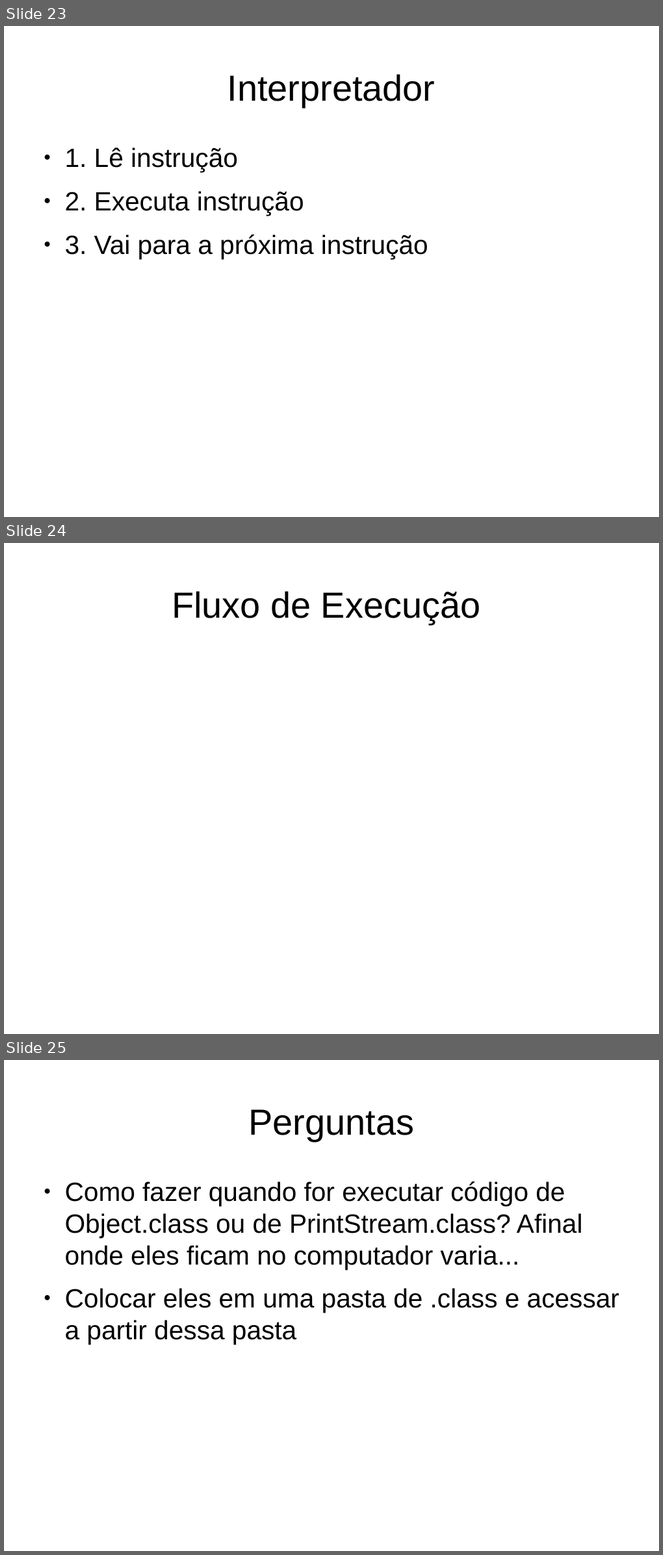
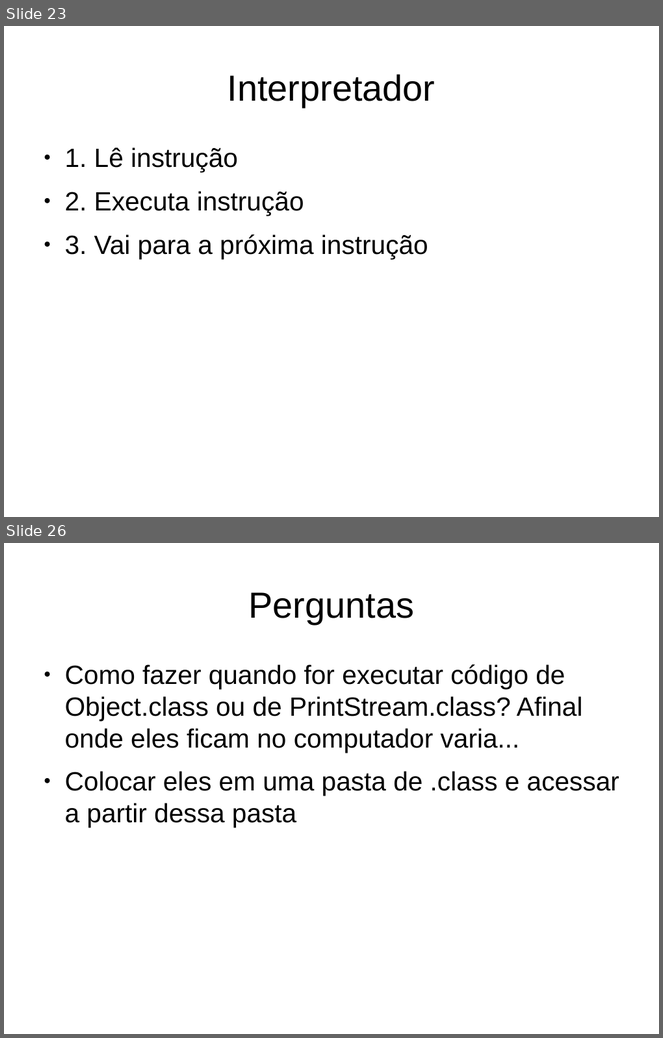
Before and after one commit to gabrielmm1234/jvm-sb, a slide deck: projetoLogico/apresentacao.odp. Shown one above the other, each under a label of ours: slides 23, 24 and 25 before the commit, slides 23 and 26 after it; the slides between them are not shown. The pictures are 663x1555 and 663x1038 pixels, drawn with LibreOffice and Linux fonts; fonts in the diff are those of the drawing. Boxes give left, top, right and bottom in pixels: in the first picture for what was removed or moved away, otherwise in the second. Text is boxed around its words. In the diff, an @@ line names an element or a change of style, - is before the commit and + after.

```diff
--- a/projetoLogico/apresentacao.odp
+++ b/projetoLogico/apresentacao.odp
@@ slide 24 removed at [4, 543, 659, 1034], background #FFFFFF @@
@@ title removed at [172, 591, 480, 624] @@
-Fluxo de Execução
@@ what was slide 25 is now slide 26 @@
```
Also in this commit, not shown: 5 slides changed, 2 slides added.
